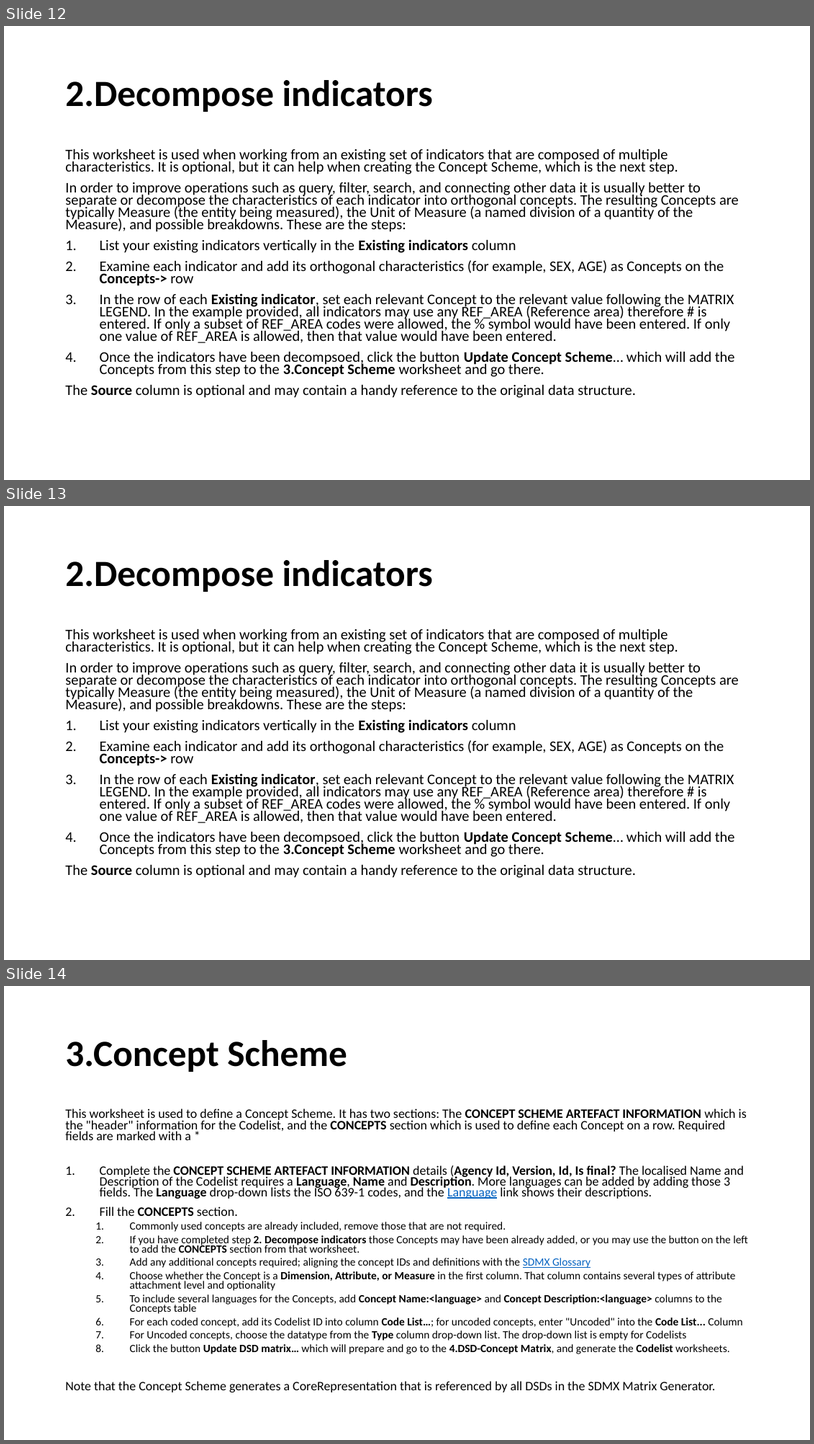
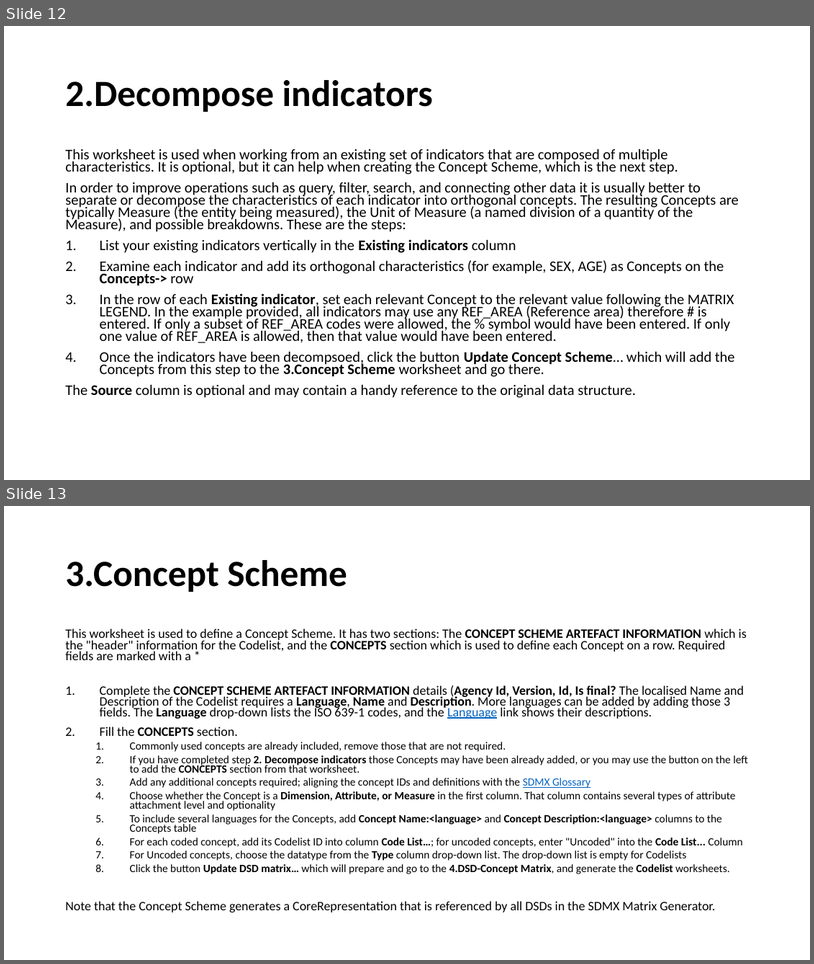
Before and after one commit to OECDSTD/sdmx-matrix-generator, a slide deck: SDMX Matrix Generator User Guide.pptx. Shown one above the other, each under a label of ours: slides 12, 13 and 14 before the commit, slides 12 and 13 after it. The pictures are 814x1444 and 814x964 pixels, drawn with LibreOffice and Linux fonts; fonts in the diff are those of the drawing. Boxes give left, top, right and bottom in pixels: in the first picture for what was removed or moved away, otherwise in the second. Text is boxed around its words. In the diff, an @@ line names an element or a change of style, - is before the commit and + after.

```diff
--- a/SDMX Matrix Generator User Guide.pptx
+++ b/SDMX Matrix Generator User Guide.pptx
@@ slide 13 removed at (x1=4, y1=506, x2=810, y2=960), background #FFFFFF @@
@@ title removed at (x1=65, y1=560, x2=433, y2=592) @@
-2.Decompose indicators
@@ text removed at (x1=65, y1=628, x2=739, y2=878) @@
-This worksheet is used when working from an existing set of indicators that are composed of multiple characteristics. It is optional, but it can help when creating the Concept Scheme, which is the next step.
-In order to improve operations such as query, filter, search, and connecting other data it is usually better to separate or decompose the characteristics of each indicator into orthogonal concepts. The resulting Concepts are typically Measure (the entity being measured), the Unit of Measure (a named division of a quantity of the Measure), and possible breakdowns. These are the steps:
-1. List your existing indicators vertically in the Existing indicators column
-2. Examine each indicator and add its orthogonal characteristics (for example, SEX, AGE) as Concepts on the Concepts-> row
-3. In the row of each Existing indicator, set each relevant Concept to the relevant value following the MATRIX LEGEND. In the example provided, all indicators may use any REF_AREA (Reference area) therefore # is entered. If only a subset of REF_AREA codes were allowed, the % symbol would have been entered. If only one value of REF_AREA is allowed, then that value would have been entered.
-4. Once the indicators have been decompsoed, click the button Update Concept Scheme… which will add the Concepts from this step to the 3.Concept Scheme worksheet and go there.
-The Source column is optional and may contain a handy reference to the original data structure.
@@ what was slide 14 is now slide 13 @@
```
Also in this commit, not shown: 8 slides changed, 2 slides added, 11 other slides removed.
